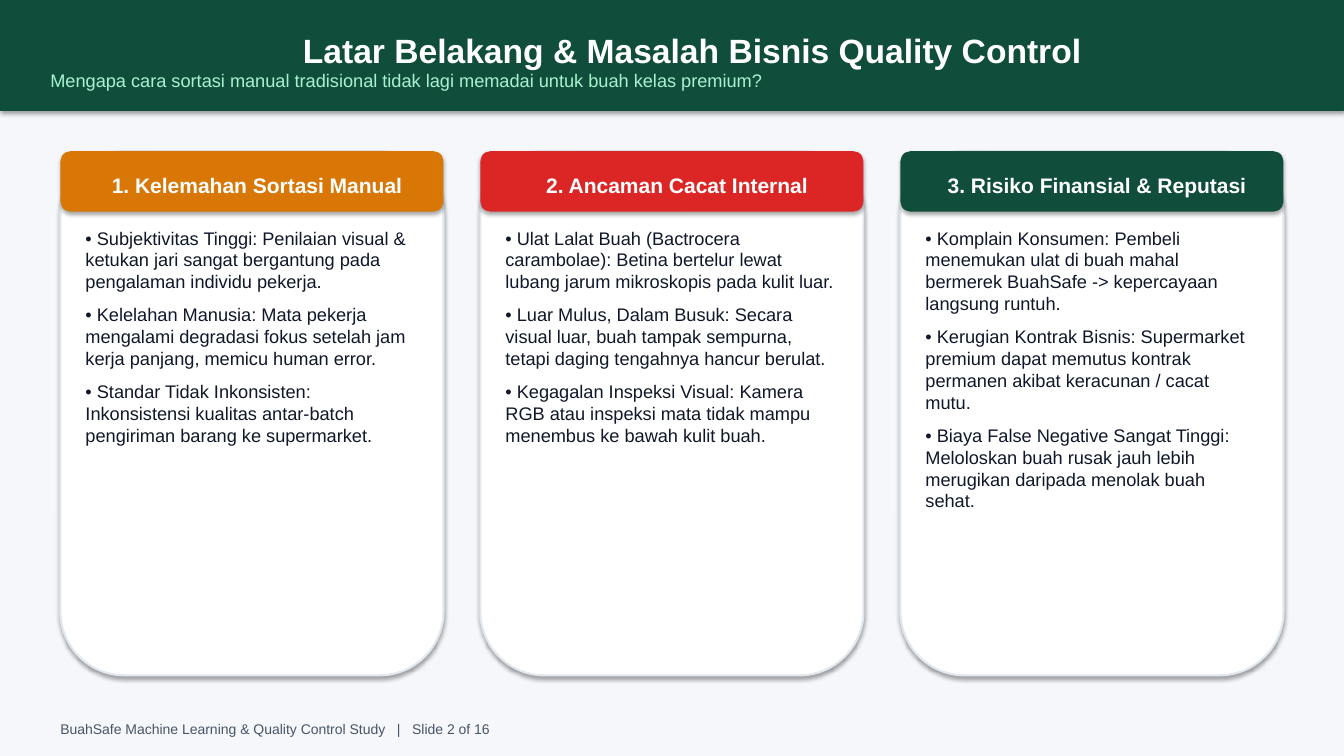
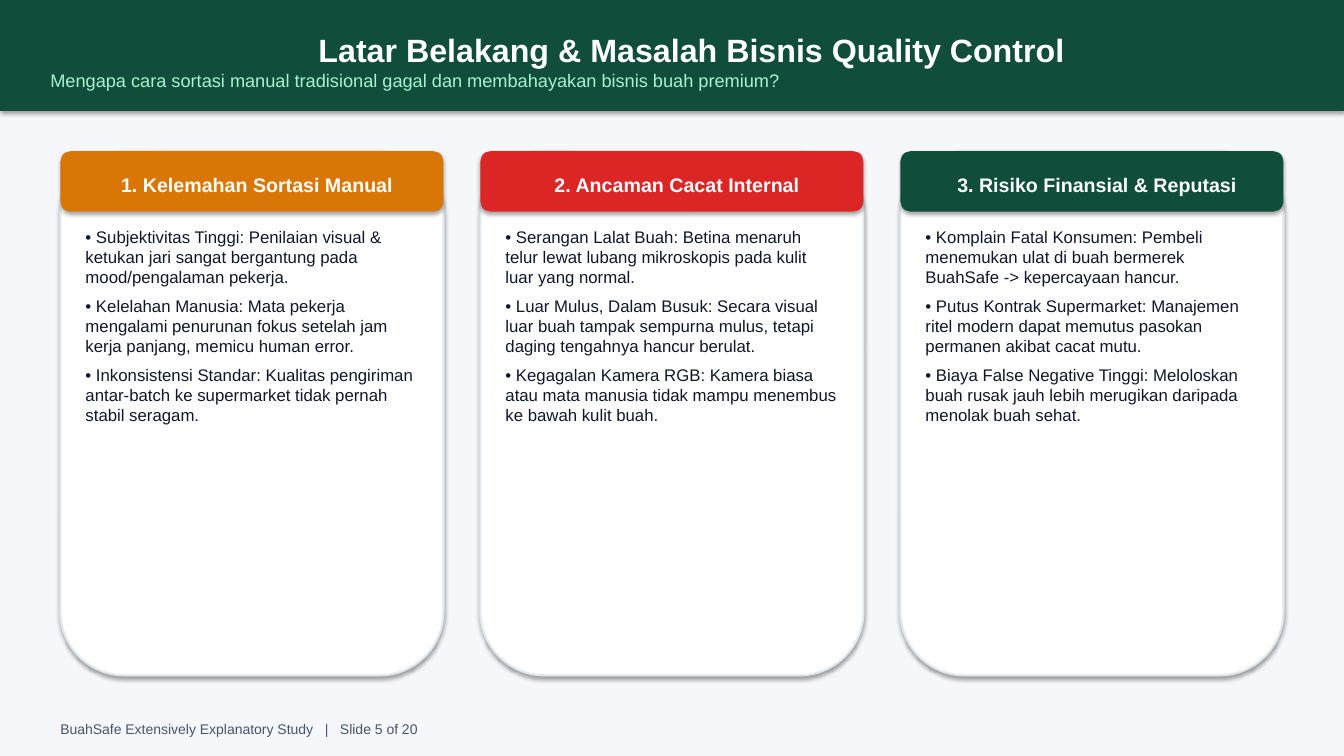
Before and after one commit to adsurkasur/buahsafe, a slide deck: slide 5 of BuahSafe_Super_Comprehensive_Presentation.pptx (slide 2 before the commit). Drawn at 1344x756 pixels with LibreOffice and Linux fonts; fonts in the diff are those of the drawing. Boxes give left, top, right and bottom in pixels: in the first picture for what was removed or moved away, otherwise in the second. Text is boxed around its words. In the diff, an @@ line names an element or a change of style, - is before the commit and + after.

```diff
--- a/BuahSafe_Super_Comprehensive_Presentation.pptx
+++ b/BuahSafe_Super_Comprehensive_Presentation.pptx
@@ text in rectangle at box(318, 38, 1064, 68): size 24 to 23 pt in "Latar Belakang & Masalah Bisnis Quality Control" @@
@@ text in rectangle at box(50, 74, 779, 91): text changed @@
-Mengapa cara sortasi manual tradisional tidak lagi memadai untuk buah kelas premium?
+Mengapa cara sortasi manual tradisional gagal dan membahayakan bisnis buah premium?
@@ size 15 to 14 pt in 3 elements at box(60, 151, 444, 212), box(481, 151, 864, 212), box(900, 151, 1284, 212) @@
@@ text at box(85, 231, 413, 425): text changed; size 13 to 12 pt @@
-• Subjektivitas Tinggi: Penilaian visual & ketukan jari sangat bergantung pada pengalaman individu pekerja.
-• Kelelahan Manusia: Mata pekerja mengalami degradasi fokus setelah jam kerja panjang, memicu human error.
-• Standar Tidak Inkonsisten: Inkonsistensi kualitas antar-batch pengiriman barang ke supermarket.
+• Subjektivitas Tinggi: Penilaian visual & ketukan jari sangat bergantung pada mood/pengalaman pekerja.
+• Kelelahan Manusia: Mata pekerja mengalami penurunan fokus setelah jam kerja panjang, memicu human error.
+• Inkonsistensi Standar: Kualitas pengiriman antar-batch ke supermarket tidak pernah stabil seragam.
@@ text at box(505, 231, 836, 421): text changed; size 13 to 12 pt @@
-• Ulat Lalat Buah (Bactrocera carambolae): Betina bertelur lewat lubang jarum mikroskopis pada kulit luar.
-• Luar Mulus, Dalam Busuk: Secara visual luar, buah tampak sempurna, tetapi daging tengahnya hancur berulat.
-• Kegagalan Inspeksi Visual: Kamera RGB atau inspeksi mata tidak mampu menembus ke bawah kulit buah.
+• Serangan Lalat Buah: Betina menaruh telur lewat lubang mikroskopis pada kulit luar yang normal.
+• Luar Mulus, Dalam Busuk: Secara visual luar buah tampak sempurna mulus, tetapi daging tengahnya hancur berulat.
+• Kegagalan Kamera RGB: Kamera biasa atau mata manusia tidak mampu menembus ke bawah kulit buah.
@@ text at box(925, 231, 1239, 421): text changed; size 13 to 12 pt @@
-• Komplain Konsumen: Pembeli menemukan ulat di buah mahal bermerek BuahSafe -> kepercayaan langsung runtuh.
-• Kerugian Kontrak Bisnis: Supermarket premium dapat memutus kontrak permanen akibat keracunan / cacat mutu.
-• Biaya False Negative Sangat Tinggi: Meloloskan buah rusak jauh lebih merugikan daripada menolak buah sehat.
+• Komplain Fatal Konsumen: Pembeli menemukan ulat di buah bermerek BuahSafe -> kepercayaan hancur.
+• Putus Kontrak Supermarket: Manajemen ritel modern dapat memutus pasokan permanen akibat cacat mutu.
+• Biaya False Negative Tinggi: Meloloskan buah rusak jauh lebih merugikan daripada menolak buah sehat.
@@ text at box(60, 724, 418, 737): text changed @@
-BuahSafe Machine Learning & Quality Control Study | Slide 2 of 16
+BuahSafe Extensively Explanatory Study | Slide 5 of 20
```
Also in this commit, not shown: 14 other slides changed, 5 slides added, 1 slide removed, 2 other files.
